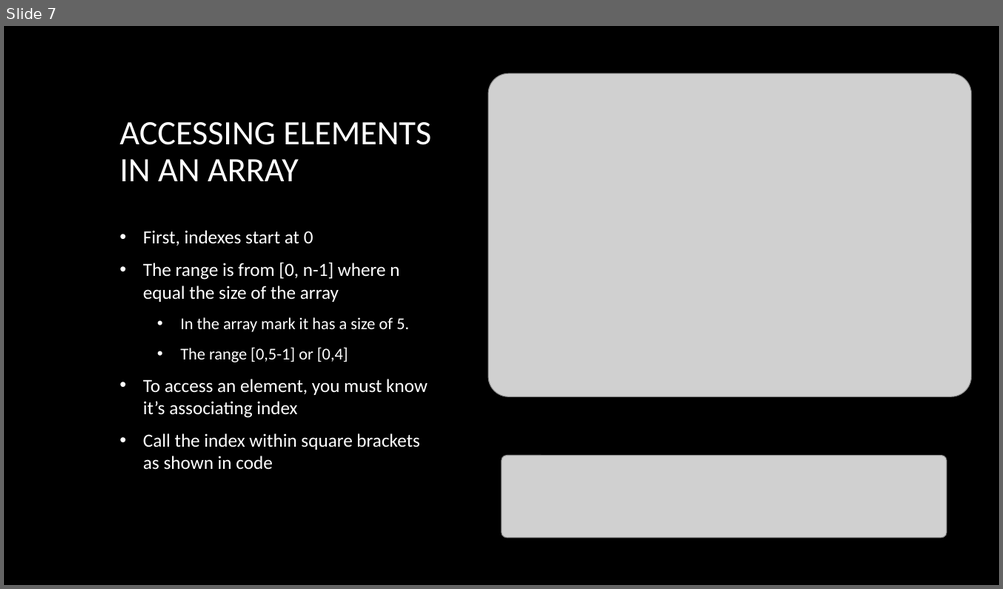
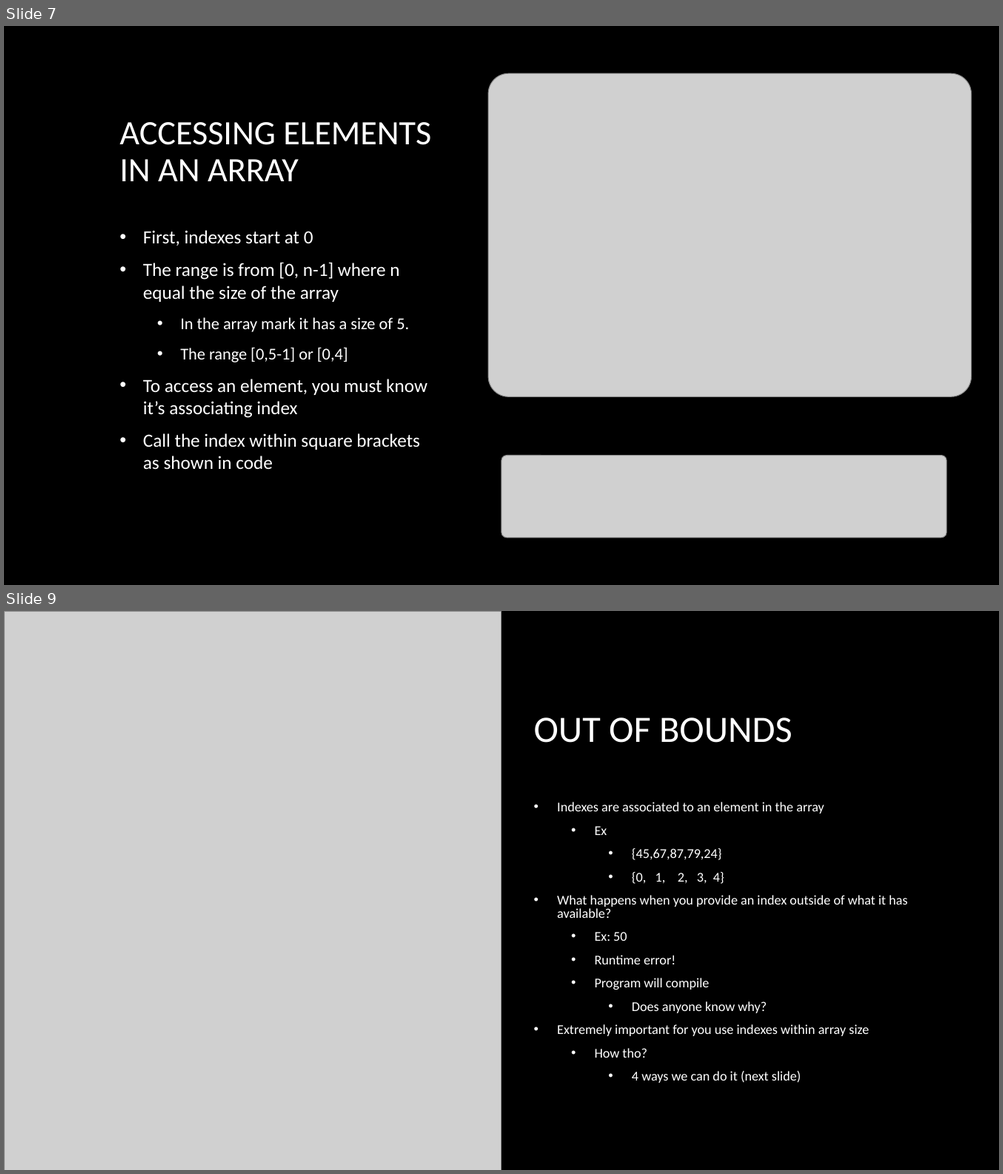
Before and after one commit to fopineda/C-Class, a slide deck: C-Course/Slides/Section6-Arrays.pptx. Shown one above the other, each under a label of ours: slide 7 before the commit, slides 7 and 9 after it; the slides between them are not shown. The pictures are 1003x589 and 1003x1174 pixels, drawn with LibreOffice and Linux fonts; fonts in the diff are those of the drawing; grey boxes stand for pictures; background and template pictures are left out. Boxes give left, top, right and bottom in pixels: in the first picture for what was removed or moved away, otherwise in the second. Text is boxed around its words. In the diff, an @@ line names an element or a change of style, - is before the commit and + after.

Commit message:
Finished Section6-Arrays

```diff
--- a/C-Course/Slides/Section6-Arrays.pptx
+++ b/C-Course/Slides/Section6-Arrays.pptx
@@ slide 9 added at (x1=4, y1=611, x2=999, y2=1170), background picture (left out) @@
@@ picture added at (x1=4, y1=611, x2=502, y2=1170) @@
@@ title added at (x1=534, y1=718, x2=792, y2=743), 36 pt, text #FFFFFF @@
+OUT OF BOUNDS
@@ text added at (x1=557, y1=802, x2=907, y2=1083), 13 pt, text #FFFFFF @@
+• Indexes are associated to an element in the array
+  • Ex
+    • {45,67,87,79,24}
+    • {0, 1, 2, 3, 4}
+• What happens when you provide an index outside of what it has available?
+  • Ex: 50
+  • Runtime error!
+  • Program will compile
+    • Does anyone know why?
+• Extremely important for you use indexes within array size
+  • How tho?
+    • 4 ways we can do it (next slide)
```
Also in this commit, not shown: 5 slides changed, 5 other slides added, 2 slides removed, 13 other files.
